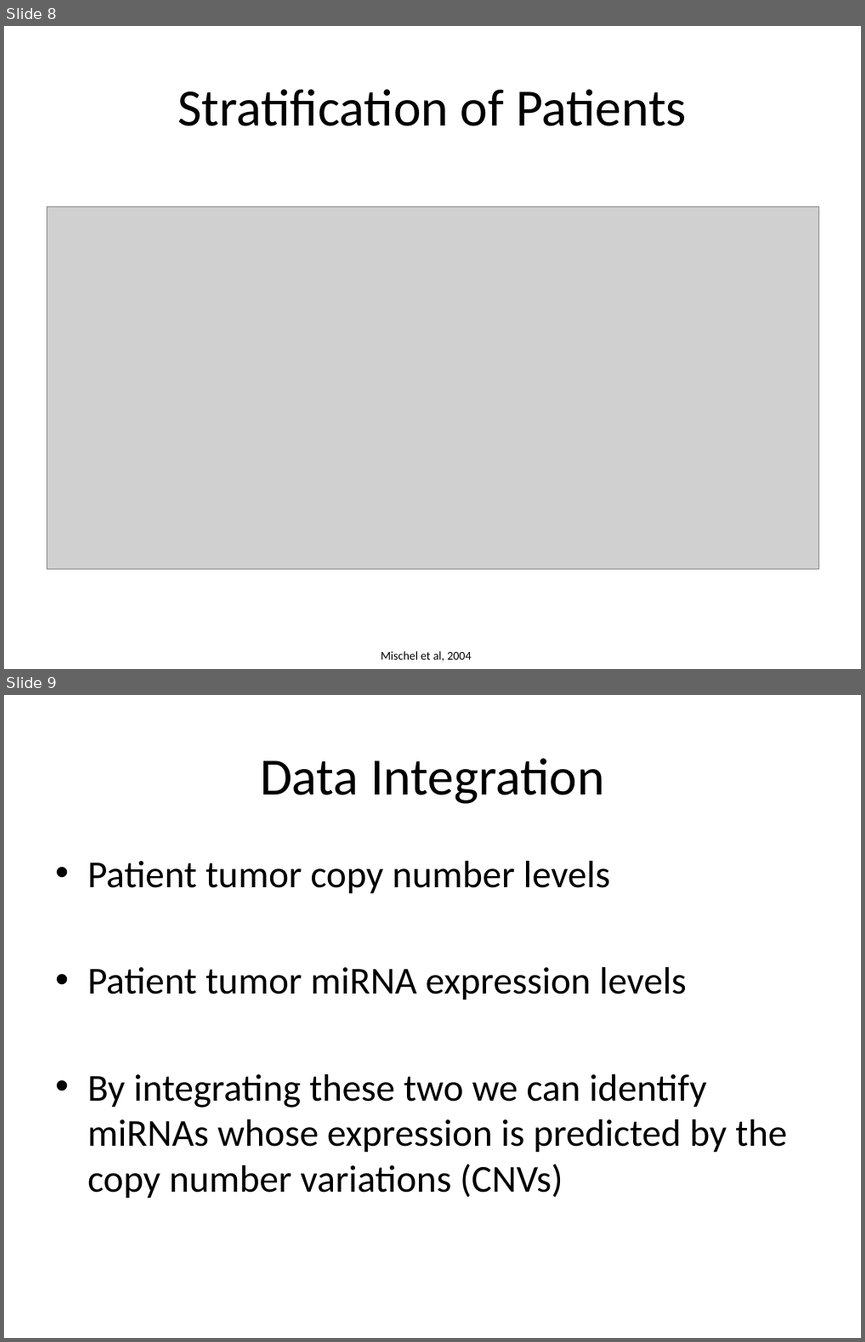
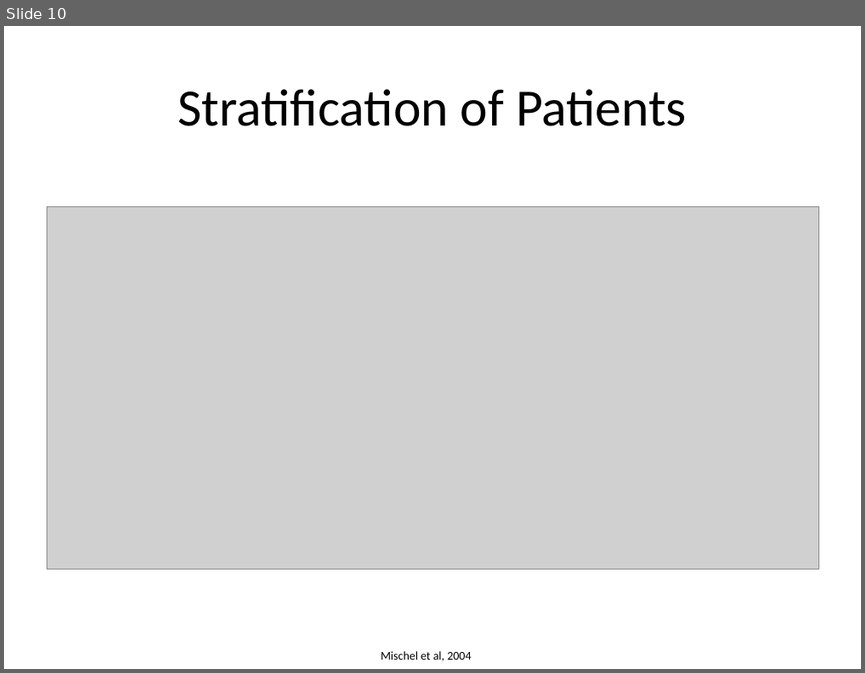
Before and after one commit to cplaisier/isbIntoSysBio, a slide deck: inferringBiologicallyMeaningfulRelationships.pptx. Shown one above the other, each under a label of ours: slides 8 and 9 before the commit, slide 10 after it. The pictures are 865x1342 and 865x673 pixels, drawn with LibreOffice and Linux fonts; fonts in the diff are those of the drawing; grey boxes stand for pictures. Boxes give left, top, right and bottom in pixels: in the first picture for what was removed or moved away, otherwise in the second. Text is boxed around its words. In the diff, an @@ line names an element or a change of style, - is before the commit and + after.

Commit message:
Final Versions
After doing these sections.

```diff
--- a/inferringBiologicallyMeaningfulRelationships.pptx
+++ b/inferringBiologicallyMeaningfulRelationships.pptx
@@ slide 9 removed at bbox=[4, 695, 861, 1338], background #FFFFFF @@
@@ title removed at bbox=[260, 758, 604, 804] @@
-Data Integration
@@ text removed at bbox=[87, 861, 787, 1198] @@
-• Patient tumor copy number levels
-• Patient tumor miRNA expression levels
-• By integrating these two we can identify miRNAs whose expression is predicted by the copy number variations (CNVs)
@@ what was slide 8 is now slide 10 @@
```
Also in this commit, not shown: 46 slides added, 3 other slides removed, 9 other files.
